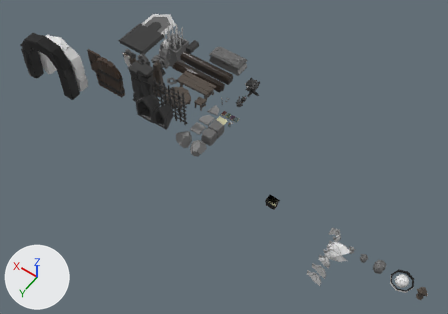
What one commit did to the Blender file Models/scene.blend.
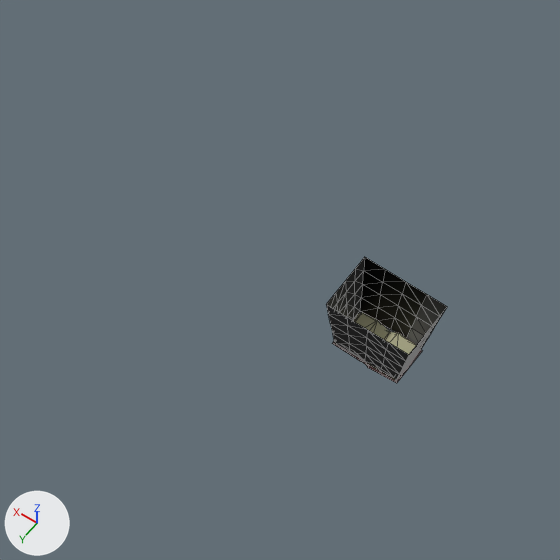
The first picture shows the older version from a 50 mm lens placed at (-25.5, 48.6, 82.0), pointed at (12.3, -4.2, -1.0). The close-ups show both versions on the part from 50% to 66% of the width and 52% to 74% of the height of that picture; other places that the commit changed are outside them. The axes (+X, +Y, +Z) are drawn at lower left. The lights are the same throughout. The close-ups show mesh edges as thin lines.

The first close-up shows 'Book_Open', 'Book_Open_Light'.
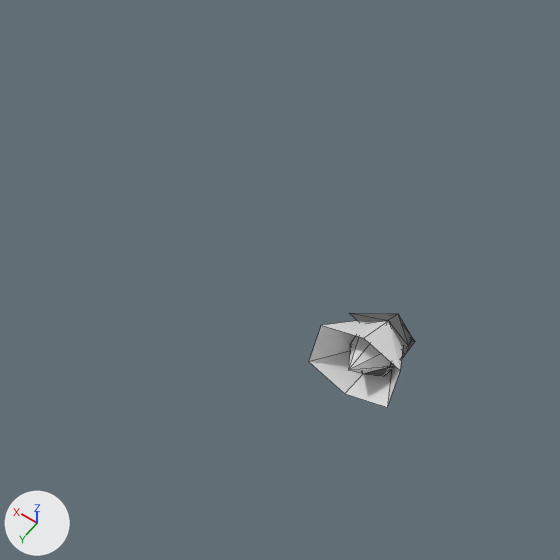
The change, as a list of edits to the scene's bpy script:
```text
Add me_cylinder_007:
    me_cylinder_007.from_pydata([(0.0, 0.56, -0.19), (0.0, 1.24, -0.07), (0.39, 0.12, -0.2), (0.92, 1.14, 0.15), (0.41, -0.23, 0.44), (0.92, 0.77, 0.99), (0.0, -0.28, 0.67), (0.0, 0.68, 1.22), (-0.41, -0.23, 0.44), (-0.92, 0.77, 0.99), (-0.39, 0.12, -0.2), (-0.92, 1.14, 0.15), (0.0, 0.56, -0.19), (0.46, 0.34, 0.2), (0.4, 0.06, 0.53), (-0.4, 0.06, 0.53), (-0.46, 0.34, 0.2), (0.0, 1.2, 0.72), (0.0, -0.22, 0.65)], [], [(0, 1, 3, 2), (2, 3, 5, 4), (4, 5, 7, 6), (6, 7, 9, 8), (8, 9, 11, 10), (10, 11, 1, 0), (12, 17, 13), (13, 17, 14), (14, 17, 18), (15, 17, 16), (16, 17, 12), (18, 17, 15)])
Change ob_book_open:
    ob_book_open.location: (0.0, 0.0, 0.0) -> (16.66, -13.01, 0.0)
Change ob_book_open_light:
    ob_book_open_light.location: (0.0, 0.0, 0.0) -> (16.66, -13.01, 0.0)
Change ob_enemy_skull_0:
    ob_enemy_skull_0.location: (-16.21, 0.0, 0.0) -> (0.0, 0.0, 0.0)
Add ob_enemy_skull_fire:
    ob_enemy_skull_fire = bpy.data.objects.new('Enemy_Skull_Fire', me_cylinder_007)
    ob_enemy_skull_fire.location = (0.0, 0.0, 0.0)
```

Where the change shows, as pixel boxes [x1, y1, x2, y2] in the close-ups (560 x 560 px):
'Book_Open_Light', moved (not visible afterwards)
    before: [326, 257, 447, 380]
'Enemy_Skull_Fire', added
    after: [309, 321, 403, 407]
'Book_Open', moved (not visible afterwards)
    before: [332, 312, 422, 383]
'Enemy_Skull_0', moved (not visible before)
    after: [349, 313, 415, 376]
